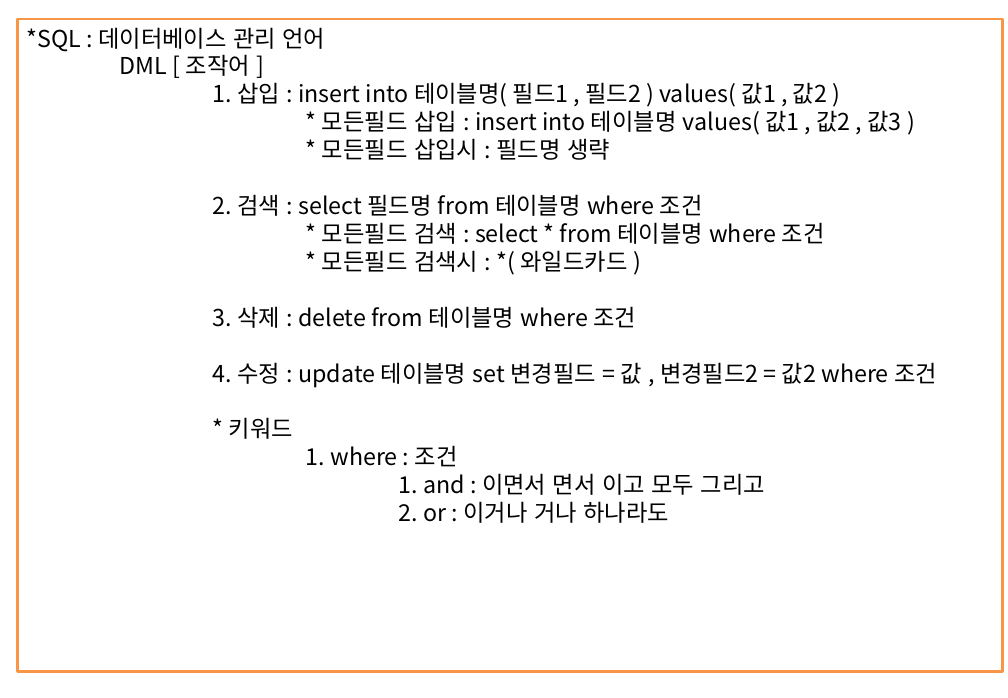
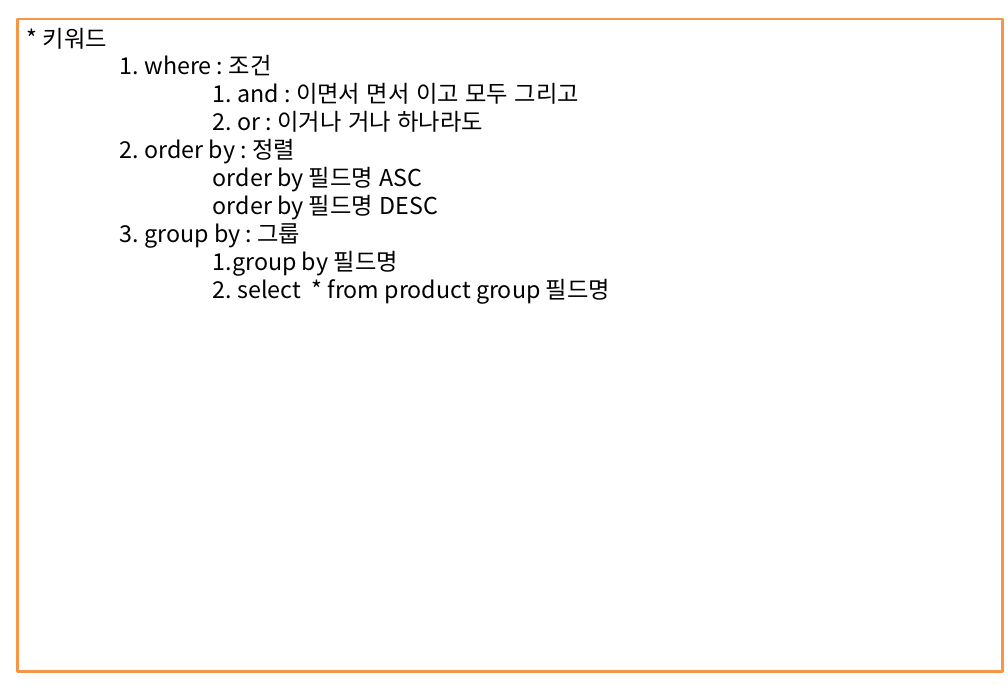
Before and after one commit to itdanja/web_ezen_1, a slide deck: slide 51 of java1/src/정리함/JAVA정리.pptx (slide 48 before the commit). Drawn at 1008x698 pixels with LibreOffice and Linux fonts; fonts in the diff are those of the drawing. Boxes give left, top, right and bottom in pixels: in the first picture for what was removed or moved away, otherwise in the second. Text is boxed around its words. In the diff, an @@ line names an element or a change of style, - is before the commit and + after.

```diff
--- a/java1/src/정리함/JAVA정리.pptx
+++ b/java1/src/정리함/JAVA정리.pptx
@@ text in rectangle at (27,27,937,388): paragraphs removed @@
-*SQL : 데이터베이스 관리 언어
-DML [ 조작어 ]
-1. 삽입 : insert into 테이블명( 필드1 , 필드2 ) values( 값1 , 값2 )
-* 모든필드 삽입 : insert into 테이블명 values( 값1 , 값2 , 값3 )
-* 모든필드 삽입시 : 필드명 생략
-2. 검색 : select 필드명 from 테이블명 where 조건
-* 모든필드 검색 : select * from 테이블명 where 조건
-* 모든필드 검색시 : *( 와일드카드 )
-3. 삭제 : delete from 테이블명 where 조건
-4. 수정 : update 테이블명 set 변경필드 = 값 , 변경필드2 = 값2 where 조건
@@ text in rectangle at (120,138,610,304): paragraphs added @@
+2. order by : 정렬
+order by 필드명 ASC
+order by 필드명 DESC
+3. group by : 그룹
+1.group by 필드명
+2. select * from product group 필드명
```
Also in this commit, not shown: 3 other slides changed, 3 slides added, 5 other files.
